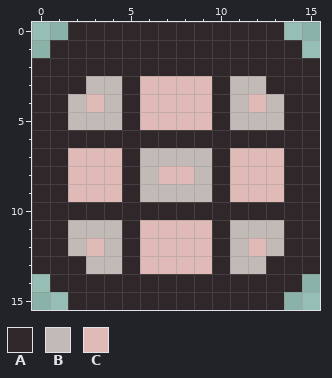
Pixel-art file: sprites/levels/objects/brick.aseprite. The first picture shows the starting point.
16x16 pixels, 1 frame.
Palette (. is transparent): A #2f2729  B #c1bab7  C #dfbab7
Pixels before, first column x 0:
 0 ..AAAAAAAAAAAA..
 1 .AAAAAAAAAAAAAA.
 2 AAAAAAAAAAAAAAAA
 3 AAABBACCCCABBAAA
 4 AABCBACCCCABCBAA
 5 AABBBACCCCABBBAA
 6 AAAAAAAAAAAAAAAA
 7 AACCCABBBBACCCAA
 8 AACCCABCCBACCCAA
 9 AACCCABBBBACCCAA
10 AAAAAAAAAAAAAAAA
11 AABBBACCCCABBBAA
12 AABCBACCCCABCBAA
13 AAABBACCCCABBAAA
14 .AAAAAAAAAAAAAA.
15 ..AAAAAAAAAAAA..
New version:
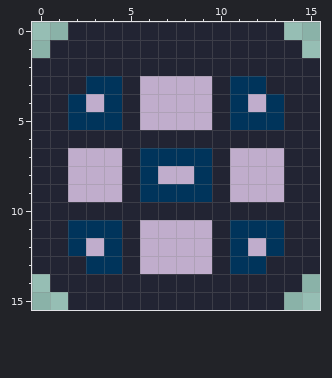
Diff:
layer "Layer 1 #2" added
colour A: #2f2729 -> #222433
colour B: #c1bab7 -> #00345b
colour C: #dfbab7 -> #c0adcc
